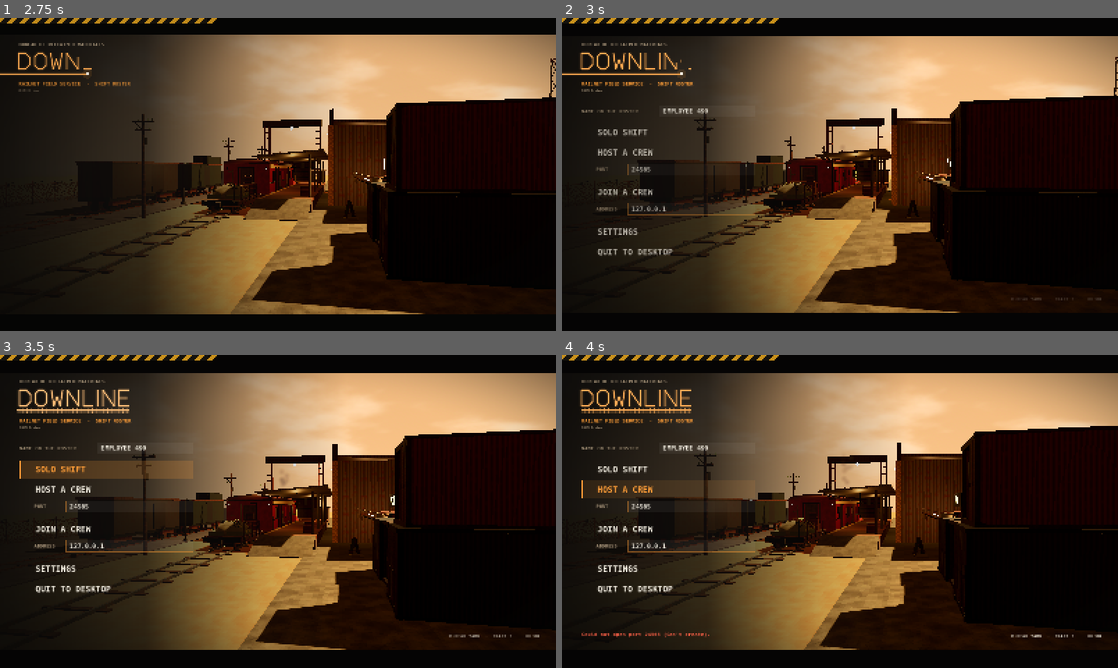
Above: before the commit, frames 1-4 (two rows, left to right).
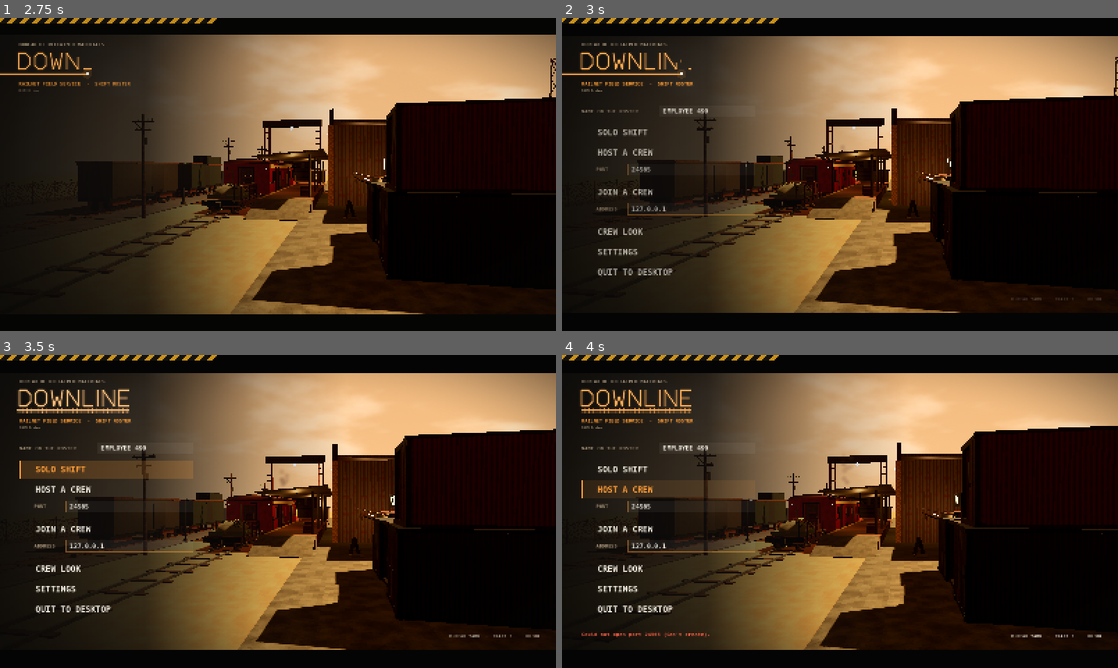
Above: after the commit, the same moments.

Repository: Demiffy/downline
Game: Godot game, scene res://updater.tscn
Same seed, same stepped clock (60 frames per second), same inputs: the game is played once before the commit and once after it.
Inputs (mouse positions are in pixels of both pictures, inside the frame that each line leads up to):
- Up to frame 1 (2.75 s): tap Enter at 0.5 s; move the mouse to (400, 158) at 0.52 s; hold D 0.53-1.25 s; tap E at 0.6 s; click (400, 158) at 0.67 s; tap Space at 0.77, 1.07 s; drag from (166, 190) to (250, 237) at 1.27 s; move the mouse to (333, 105) at 2.02 s; hold D (move_right) from 2.03 s (still down); hold E (interact) from 2.03 s (still down); click (333, 105) at 2.17 s; tap Ctrl (crouch) at 2.3 s
- Up to frame 2 (3 s): release D (move_right) at 2.75 s; release E (interact) at 2.75 s; drag from (812, 237) to (673, 127) at 2.77 s
- Up to frame 3 (3.5 s): no input
- Up to frame 4 (4 s): click "HOST A CREW" at 3.5 s

Frame 1 is identical in both runs. In frame 2, 0.5% of the frame differs, in the area x 6-20%, y 67-83%; in frame 3, 0.5%; in frame 4, 0.5%.

Commit message:
Crew looks: pick your suit colour (eight, the Bureau's orange to teal), helmet colour (eight) and a marking on it (stripe, twin stripes, medic cross, checker band, crew number) in a crew editor on the title screen and in the lobby, with you turning on a turntable under a work lamp (drag to turn; SURPRISE ME, BUREAU ISSUE); your name's on a patch sewn on your pack. Everyone sees your look (sent with the roster), your own sleeves wear it, and a husk wears the look of whoever it's passing itself off as on your screen. crew_look.gd, look_sheet.gd.

Diff:
--- a/src/art.gd
+++ b/src/art.gd
@@ -152,6 +152,11 @@
 			if posmod(x + y, 3) == 0: c = c.darkened(0.08)
 			if x % 32 == 0: c = c.darkened(0.4)
 			if v < 0.32: c = c.lerp(Color(0.2, 0.14, 0.1), (0.32 - v) * 2.0)
+		"fabric_tint":   # the same suit cloth undyed (tint it: crew looks)
+			c = Color(0.6, 0.6, 0.59).lerp(Color(0.86, 0.86, 0.84), v * 0.7 + r * 0.3)
+			if posmod(x + y, 3) == 0: c = c.darkened(0.08)
+			if x % 32 == 0: c = c.darkened(0.4)
+			if v < 0.32: c = c.lerp(Color(0.25, 0.22, 0.2), (0.32 - v) * 2.0)
 		"leather":  # work glove: dark, scuffed, creased
 			c = Color(0.16, 0.12, 0.09).lerp(Color(0.3, 0.23, 0.16), v * 0.8 + r * 0.2)
 			if absf(v - 0.5) < 0.015: c = c.darkened(0.35)
--- /dev/null
+++ b/src/crew_look.gd
@@ -0,0 +1,256 @@
+# The crew editor (title screen): you, in the suit you'll wear, turning slowly under a work lamp
+# (drag to turn yourself), and the choices beside it: suit, helmet, marking. Saved with the
+# settings, sent to the crew (net.send_look), worn by your body and your sleeves.
+#   var c := CrewLook.new(); c.m = <a menu.gd, for its look>; c.main = main; parent.add_child(c); c.open()
+extends PanelContainer
+
+signal closed
+
+const Settings = preload("res://src/settings.gd")
+const Suit = preload("res://src/suit.gd")
+const Sfx = preload("res://src/sfx.gd")
+
+const AMBER := Color(1.0, 0.62, 0.22)
+const DIM := Color(0.62, 0.55, 0.45)
+const INK := Color(0.95, 0.93, 0.88)
+
+var m
+var main
+var _vp: SubViewport
+var _fig: Node3D
+var _turn := 0.4
+var _spin := 0.35
+var _drag := false
+var _refresh: Array[Callable] = []
+
+
+func _ready() -> void:
+	process_mode = Node.PROCESS_MODE_ALWAYS
+	var sb := StyleBoxFlat.new()
+	sb.bg_color = Color(0.06, 0.055, 0.05, 0.97)
+	sb.border_color = Color(AMBER, 0.4)
+	sb.set_border_width_all(1)
+	sb.border_width_top = 3
+	sb.set_content_margin_all(28)
+	add_theme_stylebox_override("panel", sb)
+	var v := VBoxContainer.new()
+	v.add_theme_constant_override("separation", 12)
+	add_child(v)
+	var head := HBoxContainer.new()
+	head.add_child(m._text("CREW LOOK", 30, INK))
+	var sp := Control.new()
+	sp.size_flags_horizontal = Control.SIZE_EXPAND_FILL
+	head.add_child(sp)
+	head.add_child(m._text("FORM 9-C · ISSUE OF CLOTHING", 12, DIM))
+	v.add_child(head)
+	v.add_child(m._rule())
+	var row := HBoxContainer.new()
+	row.size_flags_vertical = Control.SIZE_EXPAND_FILL
+	row.add_theme_constant_override("separation", 26)
+	v.add_child(row)
+	# You, on a turntable.
+	var box := SubViewportContainer.new()
+	box.stretch = true
+	box.custom_minimum_size = Vector2(340, 0)
+	box.size_flags_vertical = Control.SIZE_EXPAND_FILL
+	box.gui_input.connect(_drag_input)
+	row.add_child(box)
+	_vp = SubViewport.new()
+	_vp.own_world_3d = true
+	_vp.transparent_bg = false
+	_vp.msaa_3d = Viewport.MSAA_4X
+	box.add_child(_vp)
+	_stage()
+	# The choices.
+	var c := VBoxContainer.new()
+	c.size_flags_horizontal = Control.SIZE_EXPAND_FILL
+	c.add_theme_constant_override("separation", 18)
+	row.add_child(c)
+	_choice(c, "SUIT", "look_suit", Suit.SUITS.map(func(e): return e[0]))
+	_choice(c, "HELMET", "look_helmet", Suit.HELMETS.map(func(e): return e[0]))
+	_choice(c, "MARKING", "look_mark", Suit.MARKS)
+	var note: Label = m._text("Your name goes on the patch on your pack.\nDrag the figure to turn it.", 13, DIM)
+	c.add_child(note)
+	var fill := Control.new()
+	fill.size_flags_vertical = Control.SIZE_EXPAND_FILL
+	c.add_child(fill)
+	var foot := HBoxContainer.new()
+	foot.add_theme_constant_override("separation", 10)
+	var rnd := Button.new()
+	rnd.text = "SURPRISE ME"
+	rnd.theme_type_variation = "SmallButton"
+	rnd.pressed.connect(func():
+		Settings.v.look_suit = randi() % Suit.SUITS.size()
+		Settings.v.look_helmet = randi() % Suit.HELMETS.size()
+		Settings.v.look_mark = randi() % Suit.MARKS.size()
+		_changed())
+	foot.add_child(rnd)
+	var issue := Button.new()
+	issue.text = "BUREAU ISSUE"
+	issue.theme_type_variation = "SmallButton"
+	issue.pressed.connect(func():
+		Settings.v.look_suit = 0
+		Settings.v.look_helmet = 0
+		Settings.v.look_mark = 0
+		_changed())
+	foot.add_child(issue)
+	var sp2 := Control.new()
+	sp2.size_flags_horizontal = Control.SIZE_EXPAND_FILL
+	foot.add_child(sp2)
+	var done := Button.new()
+	done.text = "DONE"
+	done.theme_type_variation = "SmallButton"
+	done.pressed.connect(close)
+	foot.add_child(done)
+	c.add_child(foot)
+	visible = false
+
+
+func open() -> void:
+	visible = true
+	_vp.render_target_update_mode = SubViewport.UPDATE_ALWAYS
+	_dress()
+	for f in _refresh:
+		f.call()
+
+
+func close() -> void:
+	if not visible:
+		return
+	visible = false
+	_vp.render_target_update_mode = SubViewport.UPDATE_DISABLED
+	Settings.save()
+	Sfx.play(self, "click", null, -8.0, 1.1)
+	closed.emit()
+
+
+func _input(e: InputEvent) -> void:
+	if visible and e is InputEventKey and e.pressed and not e.echo and e.keycode == KEY_ESCAPE:
+		get_viewport().set_input_as_handled()
+		close()
+
+
+func _process(delta: float) -> void:
+	if not visible or _fig == null:
+		return
+	if not _drag:
+		_turn += _spin * delta
+	_fig.rotation.y = _turn
+
+
+func _drag_input(e: InputEvent) -> void:
+	if e is InputEventMouseButton and e.button_index == MOUSE_BUTTON_LEFT:
+		_drag = e.pressed
+	elif e is InputEventMouseMotion and _drag:
+		_turn += e.relative.x * 0.012
+
+
+## A dark booth: a work lamp from above, a warm rim behind, a disc of floor.
+func _stage() -> void:
+	var w := Node3D.new()
+	_vp.add_child(w)
+	var env := Environment.new()
+	env.background_mode = Environment.BG_COLOR
+	env.background_color = Color(0.045, 0.04, 0.035)
+	env.ambient_light_source = Environment.AMBIENT_SOURCE_COLOR
+	env.ambient_light_color = Color(0.6, 0.55, 0.5)
+	env.ambient_light_energy = 0.35
+	env.tonemap_mode = Environment.TONE_MAPPER_ACES
+	env.glow_enabled = true
+	var we := WorldEnvironment.new()
+	we.environment = env
+	w.add_child(we)
+	var key := SpotLight3D.new()
+	key.light_color = Color(1.0, 0.88, 0.7)
+	key.light_energy = 6.0
+	key.spot_range = 8.0
+	key.spot_angle = 32.0
+	key.shadow_enabled = true
+	w.add_child(key)
+	key.position = Vector3(0.8, 3.6, 1.6)
+	key.look_at_from_position(key.position, Vector3(0, 0.9, 0))
+	var rim := OmniLight3D.new()
+	rim.light_color = Color(1.0, 0.55, 0.2)
+	rim.light_energy = 2.0
+	rim.omni_range = 4.0
+	w.add_child(rim)
+	rim.position = Vector3(-1.0, 1.8, -1.4)
+	var floor := MeshInstance3D.new()
+	var cm := CylinderMesh.new()
+	cm.top_radius = 0.8
+	cm.bottom_radius = 0.85
+	cm.height = 0.06
+	floor.mesh = cm
+	floor.material_override = load("res://src/art.gd").mat("grate", Color(0.55, 0.52, 0.48))
+	w.add_child(floor)
+	floor.position.y = -0.03
+	_fig = Node3D.new()
+	w.add_child(_fig)
+	Suit.standing(_fig)
+	var cam := Camera3D.new()
+	cam.fov = 32.0
+	w.add_child(cam)
+	cam.position = Vector3(0, 1.15, 4.2)
+	cam.look_at(Vector3(0, 0.95, 0))
+	cam.current = true
+
+
+func _dress() -> void:
+	var net = get_tree().root.get_node_or_null("Net")
+	var who: String = net.my_name if net != null and net.active else String(Settings.v.player_name)
+	if who == "":
+		who = "EMPLOYEE"
+	Suit.apply_look(_fig, Settings.look(), who)
+
+
+func _changed() -> void:
+	_dress()
+	for f in _refresh:
+		f.call()
+	Settings.save()
+	var net = get_tree().root.get_node_or_null("Net")
+	if net != null:
+		net.send_look()
+	if main and main.player:
+		main.player.dress()
+	Sfx.play(self, "rustle", null, -10.0, randf_range(0.9, 1.15))
+
+
+func _choice(page: VBoxContainer, label: String, key: String, names: Array) -> void:
+	var col := VBoxContainer.new()
+	col.add_theme_constant_override("separation", 6)
+	page.add_child(col)
+	col.add_child(m._text(label, 13, AMBER))
+	var h := HBoxContainer.new()
+	h.add_theme_constant_override("separation", 8)
+	col.add_child(h)
+	var prev := Button.new()
+	prev.text = "◂"
+	prev.theme_type_variation = "SmallButton"
+	h.add_child(prev)
+	var b := Button.new()
+	b.theme_type_variation = "SmallButton"
+	b.size_flags_horizontal = Control.SIZE_EXPAND_FILL
+	h.add_child(b)
+	var next := Button.new()
+	next.text = "▸"
+	next.theme_type_variation = "SmallButton"
+	h.add_child(next)
+	var swatch := ColorRect.new()   # (the colour itself)
+	swatch.custom_minimum_size = Vector2(26, 26)
+	swatch.size_flags_vertical = Control.SIZE_SHRINK_CENTER
+	h.add_child(swatch)
+	var show := func():
+		var i := int(Settings.v[key])
+		b.text = str(names[i]) + "   %d/%d" % [i + 1, names.size()]
+		match key:
+			"look_suit": swatch.color = Color(0.74, 0.36, 0.11) if i == 0 else Suit.SUITS[i][1] * Color(0.85, 0.85, 0.85)
+			"look_helmet": swatch.color = Suit.HELMETS[i][1]
+			_: swatch.visible = false
+	var step := func(d: int):
+		Settings.v[key] = posmod(int(Settings.v[key]) + d, names.size())
+		_changed()
+	prev.pressed.connect(step.bind(-1))
+	b.pressed.connect(step.bind(1))
+	next.pressed.connect(step.bind(1))
+	_refresh.append(show)
--- a/src/husk.gd
+++ b/src/husk.gd
@@ -35,6 +35,8 @@
 var _step := 0.0
 var _beam: SpotLight3D
 var _look_to := 0.0
+var _worn: Array = []
+var _worn_by := ""
 var _spot := Vector3.ZERO   # (tagging along) where it keeps itself, relative to the one it's with
 var _moving := false        # walking to that spot, until it's there (and not before it's a way off)
 var _backing := false       # giving them room, until there's room
@@ -327,13 +329,19 @@
 	var others: Array = []
 	for id in net.roster:
 		if id != net.me():
-			others.append(net.roster[id].name)
+			others.append(id)
 	if others.is_empty():
 		_tag.visible = false
 		return
 	others.sort()
-	_tag.text = others[int(get_meta("net_id", get_instance_id())) % others.size()]
+	var as_id: int = others[int(get_meta("net_id", get_instance_id())) % others.size()]
+	_tag.text = net.name_of(as_id)
 	_tag.visible = true
+	var look: Array = net.look_of(as_id)   # ...in their suit, their helmet, their name on its pack
+	if look != _worn or _tag.text != _worn_by:
+		_worn = look
+		_worn_by = _tag.text
+		Suit.apply_look(get_node("Body"), look, _tag.text)
 
 
 func net_visual(delta: float) -> void:
--- a/src/lobby.gd
+++ b/src/lobby.gd
@@ -49,6 +49,7 @@
 var _logo_t := 0.0
 var _closing := false
 var _settings   # settings_ui.gd
+var _look       # crew_look.gd
 
 
 func _ready() -> void:
@@ -73,6 +74,15 @@
 	_settings.offset_right = -48
 	_settings.offset_top = 80
 	_settings.offset_bottom = -80
+	_look = load("res://src/crew_look.gd").new()
+	_look.m = _m
+	_look.main = main
+	root.add_child(_look)
+	_look.set_anchors_and_offsets_preset(Control.PRESET_FULL_RECT)
+	_look.offset_left = 640
+	_look.offset_right = -48
+	_look.offset_top = 80
+	_look.offset_bottom = -80
 	_enter()
 	net.roster_changed.connect(_refresh)
 	net.joined.connect(_refresh)
@@ -190,8 +200,12 @@
 	jr.add_child(_addr_in)
 	_title_box.add_child(jr)
 	_m._gap(_title_box, 10)
+	var looks: Button = _m._action("CREW LOOK")
+	looks.pressed.connect(_toggle_look)
+	_title_box.add_child(looks)
 	var sets: Button = _m._action("SETTINGS")
 	sets.pressed.connect(func():
+		_look.close()
 		if _settings.visible:
 			_settings.close()
 		else:
@@ -215,6 +229,9 @@
 	_start_btn = _m._action("START A NEW SHIFT" if not _saved.is_empty() else "START THE SHIFT")
 	_start_btn.pressed.connect(_start)
 	_lobby_box.add_child(_start_btn)
+	var looks2: Button = _m._action("CREW LOOK")
+	looks2.pressed.connect(_toggle_look)
+	_lobby_box.add_child(looks2)
 	var back: Button = _m._action("LEAVE")
 	back.pressed.connect(func():
 		net.leave()
@@ -361,6 +378,7 @@
 	_closing = true
 	if _settings.visible:
 		_settings.close()
+	_look.close()
 	_col.mouse_filter = Control.MOUSE_FILTER_IGNORE
 	for c in _col.find_children("*", "Control", true, false):
 		c.mouse_filter = Control.MOUSE_FILTER_IGNORE   # (nothing more to click on the way out)
@@ -377,6 +395,7 @@
 		if main.player:
 			main.player.frozen = false
 			main.player.cam.current = true
+			main.player.dress()   # (with the name you're on the roster as)
 		main.hud.visible = true
 	if _cam:
 		_cam.queue_free()
@@ -466,6 +485,14 @@
 			i += 1
 
 
+func _toggle_look() -> void:
+	if _look.visible:
+		_look.close()
+	else:
+		_settings.close()
+		_look.open()
+
+
 func _on_shot(caption: String) -> void:
 	var tw := create_tween()
 	tw.tween_property(_caption, "modulate:a", 0.0, 0.4)
--- a/src/net.gd
+++ b/src/net.gd
@@ -21,6 +21,8 @@
 const Data = preload("res://src/data.gd")
 const Blood = preload("res://src/blood.gd")
 const Version = preload("res://src/version.gd")
+const Settings = preload("res://src/settings.gd")
+const Suit = preload("res://src/suit.gd")
 
 const PORT := 24565
 const MAX_PLAYERS := 6
@@ -128,7 +130,7 @@
 	peer.get_host().compress(ENetConnection.COMPRESS_RANGE_CODER)
 	multiplayer.multiplayer_peer = peer
 	my_name = _clean(player_name)
-	roster = {1: {"name": my_name}}
+	roster = {1: {"name": my_name, "look": Settings.look()}}
 	started = false
 	roster_changed.emit()
 	return ""
@@ -185,6 +187,44 @@
 
 func _on_connected() -> void:
 	_hello.rpc_id(1, my_name, Version.BUILD)
+	_look.rpc_id(1, Settings.look())
+
+
+## Your look changed (the crew editor): everyone's copy of you changes too.
+func send_look() -> void:
+	if not active:
+		return
+	if is_host:
+		if roster.has(1):
+			roster[1]["look"] = Settings.look()
+			_roster.rpc(roster)
+			roster_changed.emit()
+	else:
+		_look.rpc_id(1, Settings.look())
+
+
+@rpc("any_peer", "reliable")
+func _look(look: Array) -> void:
+	if not is_host:
+		return
+	var id := multiplayer.get_remote_sender_id()
+	if roster.has(id) and look.size() == 3:
+		roster[id]["look"] = [int(look[0]), int(look[1]), int(look[2])]
+		_roster.rpc(roster)
+		roster_changed.emit()
+		dress_puppets()
+
+
+func look_of(peer: int) -> Array:
+	return roster.get(peer, {}).get("look", [0, 0, 0])
+
+
+## Each crewmate's body in their own look, their name on their pack.
+func dress_puppets() -> void:
+	for id in puppets:
+		var pup = puppets[id]
+		if is_instance_valid(pup) and pup.has_node("Body"):
+			Suit.apply_look(pup.get_node("Body"), look_of(id), name_of(id))
 
 
 func _on_peer_connected(id: int) -> void:
@@ -245,6 +285,7 @@
 @rpc("authority", "reliable")
 func _roster(r: Dictionary) -> void:
 	roster = r
+	dress_puppets()
 	roster_changed.emit()
 	joined.emit()
 
@@ -401,6 +442,7 @@
 		pup.name = "Puppet%d" % id
 		main.add_child(pup)
 		puppets[id] = pup
+		Suit.apply_look(pup.get_node("Body"), look_of(id), name_of(id))
 		if voice:
 			voice.attach_puppet(id, pup)
 	pup.set_pose(pose)
--- a/src/player.gd
+++ b/src/player.gd
@@ -135,6 +135,7 @@
 	B.omni(head, Vector3.ZERO, Color(0.8, 0.85, 1.0), 0.12, 3.0)  # faint personal light so pitch black isn't literal
 	arm = Viewmodel.new()   # first-person sleeve, glove and held item
 	cam.add_child(arm)
+	dress.call_deferred()
 	_heart_p = _loop("heart")
 	_weather["ACID_RAIN"] = _particles(Color(0.5, 1, 0.3), Vector3(0.02, 0.5, 0.02), Vector3(0, -1, 0), 16.0, 600, 1.2, 1.5)
 	_weather["SANDSTORM"] = _particles(Color(0.8, 0.55, 0.3), Vector3(0.05, 0.05, 0.05), Vector3(1, -0.1, 0.2), 14.0, 900, 1.5, 0.0)
@@ -959,6 +960,14 @@
 		mi.cast_shadow = GeometryInstance3D.SHADOW_CASTING_SETTING_OFF
 
 
+## Your look on your own body (seen in photos and on cameras) and on your sleeves.
+func dress() -> void:
+	var net = get_tree().root.get_node_or_null("Net")
+	var who: String = net.my_name if net != null and net.active else String(Settings.v.player_name)
+	Suit.apply_look(suit, Settings.look(), who)
+	Suit.apply_look(arm, Settings.look())
+
+
 func _held_visual() -> void:
 	var it = slots[sel]
 	var id: String = it.id if it != null else ""
--- a/src/settings.gd
+++ b/src/settings.gd
@@ -17,6 +17,8 @@
 	"mic_on": true, "voice_mode": 0, "voice_gate": 0.008, "mic_gain": 1.0, "mic_test": false,   # voice: 0 open mic, 1 push-to-talk
 	# accessibility
 	"head_bob": true, "shake": 1.0, "flash": 1.0,
+	# your crew look (suit.gd): suit colour, helmet colour, helmet marking
+	"look_suit": 0, "look_helmet": 0, "look_mark": 0,
 	# remembered
 	"player_name": "", "last_ip": "127.0.0.1", "last_port": 24565,
 }
@@ -67,6 +69,10 @@
 	for k in v:
 		cf.set_value("settings", k, v[k])
 	cf.save(PATH)
+
+
+static func look() -> Array:
+	return [int(v.look_suit), int(v.look_helmet), int(v.look_mark)]
 
 
 static func use_preset(q: int) -> void:
--- a/src/suit.gd
+++ b/src/suit.gd
@@ -36,6 +36,138 @@
 	"shin_l": ["thigh_l", Vector3(-0.1, 0.52, 0)],
 	"shin_r": ["thigh_r", Vector3(0.1, 0.52, 0)],
 }
+
+
+# Crew looks: the suit dyed, the helmet painted, a marking on it, your name stencilled on your pack.
+# A look is [suit, helmet, marking] (indices into these); [0, 0, 0] is the Bureau's issue.
+const SUITS := [["BUREAU ORANGE", Color.WHITE], ["HI-VIS YELLOW", Color(1.0, 0.92, 0.25)], ["OLIVE DRAB", Color(0.48, 0.52, 0.3)],
+	["NAVY", Color(0.26, 0.32, 0.55)], ["SIGNAL RED", Color(0.85, 0.2, 0.15)], ["CLEAN-ROOM WHITE", Color(0.98, 0.98, 0.95)],
+	["CHARCOAL", Color(0.3, 0.3, 0.32)], ["TEAL", Color(0.2, 0.6, 0.58)]]
+const HELMETS := [["CREAM", HELMET], ["WHITE", Color(0.92, 0.92, 0.9)], ["SAFETY YELLOW", Color(0.98, 0.78, 0.15)],
+	["RED", Color(0.78, 0.16, 0.12)], ["BLUE", Color(0.22, 0.38, 0.75)], ["BLACK", Color(0.14, 0.14, 0.15)],
+	["ORANGE", Color(0.98, 0.48, 0.12)], ["GREEN", Color(0.3, 0.52, 0.26)]]
+const MARKS := ["NONE", "STRIPE", "TWIN STRIPES", "MEDIC CROSS", "CHECKER", "CREW NUMBER"]
+
+
+## Dress a built figure (or the first-person sleeve) in a look; `who` is stencilled on the pack.
+static func apply_look(root: Node, look: Array, who := "") -> void:
+	if root == null:
+		return
+	var suit := clampi(int(look[0]) if look.size() > 0 else 0, 0, SUITS.size() - 1)
+	var helm := clampi(int(look[1]) if look.size() > 1 else 0, 0, HELMETS.size() - 1)
+	var mark := clampi(int(look[2]) if look.size() > 2 else 0, 0, MARKS.size() - 1)
+	var fab := A.texture("fabric")
+	var fab2 := A.texture("fabric_tint")
+	var plastic := A.texture("plastic")
+	for mi: MeshInstance3D in root.find_children("*", "MeshInstance3D", true, false):
+		if not mi.has_meta("look_orig"):
+			var m0 = mi.material_override
+			if not (m0 is StandardMaterial3D):
+				continue
+			var kind := ""
+			if m0.albedo_texture == fab:
+				kind = "suit"
+			elif m0.albedo_texture == plastic and _near(m0.albedo_color, HELMET):
+				kind = "helmet"
+			if kind == "":
+				continue
+			mi.set_meta("look_orig", m0)
+			mi.set_meta("look_kind", kind)
+		var orig: StandardMaterial3D = mi.get_meta("look_orig")
+		match mi.get_meta("look_kind"):
+			"suit":
+				if suit == 0:
+					mi.material_override = orig
+				else:
+					var shade: Color = orig.albedo_color   # (seams and cuffs are darker: keep that)
+					mi.material_override = A.mat("fabric_tint", SUITS[suit][1] * shade, 1.0 / orig.uv1_scale.x)
+			"helmet":
+				var k: float = orig.albedo_color.v / HELMET.v
+				var hm := A.mat("plastic", (HELMETS[helm][1] as Color) * k, 1.0 / orig.uv1_scale.x)
+				mi.material_override = orig if helm == 0 else hm
+	var head := root.find_child("head", true, false) as Node3D
+	if head:
+		var old := head.get_node_or_null("Marking")
+		if old:
+			old.free()
+		if mark > 0:
+			_marking(head, mark, HELMETS[helm][1], who)
+	var torso := root.find_child("torso", true, false) as Node3D
+	if torso:
+		var old := torso.get_node_or_null("BackName")
+		if old:
+			old.free()
+		if who != "":   # a name patch sewn on the pack, between its straps
+			var tag := Node3D.new()
+			tag.name = "BackName"
+			torso.add_child(tag)
+			A.box(tag, Vector3(0.122, 0.04, 0.004), Vector3(0, 0.355, 0.257), "canvas", Color(0.95, 0.92, 0.82), false, 0.1)
+			var l := Label3D.new()
+			var t := who.to_upper().left(12)
+			l.text = t
+			l.font_size = 32
+			l.pixel_size = minf(0.0009, 0.11 / (maxf(t.length(), 4) * 19.0))
+			l.modulate = Color(0.1, 0.09, 0.08)
+			l.outline_size = 0
+			l.double_sided = false
+			l.shaded = true
+			tag.add_child(l)
+			l.position = Vector3(0, 0.355, 0.2595)
+
+
+static func _near(a: Color, b: Color) -> bool:
+	for k in [1.0, 0.96, 0.92]:   # (the shell, the brow, the crest)
+		var c: Color = b * k
+		if absf(a.r - c.r) + absf(a.g - c.g) + absf(a.b - c.b) < 0.1:
+			return true
+	return false
+
+
+## The marking on the helmet, in a colour that stands out from it.
+static func _marking(head: Node3D, mark: int, helm: Color, who: String) -> void:
+	var m := Node3D.new()
+	m.name = "Marking"
+	head.add_child(m)
+	var paint := Color(0.12, 0.12, 0.12) if helm.v > 0.6 else Color(0.92, 0.9, 0.85)
+	if mark == 3:
+		paint = Color(0.8, 0.1, 0.08) if helm.r < 0.7 or helm.g > 0.5 else Color(0.95, 0.95, 0.92)
+	var c := Vector3(0, 0.175, 0.012)
+	var rad := Vector3(0.1535, 0.157, 0.166)   # the shell's surface (a hair proud of it)
+	match mark:
+		1, 2:   # stripes front to back over the crown
+			for x in ([0.0] if mark == 1 else [-0.045, 0.045]):
+				for i in 14:
+					var a := lerpf(-0.9, 1.7, i / 13.0)
+					var dir := Vector3(x / rad.x, cos(a), sin(a)).normalized()
+					var p := c + dir * rad
+					var b := A.box(m, Vector3(0.024 if mark == 1 else 0.016, 0.003, 0.03), p, "plastic", paint, false, 0.1)
+					b.rotation = Vector3(a, 0, 0)
+		3, 5:   # on both sides: a cross, or the crew number
+			for s in [-1.0, 1.0]:
+				var p := c + Vector3(s * (rad.x + 0.004), 0.025, 0.02)
+				if mark == 3:
+					for r in [Vector3(0.003, 0.05, 0.016), Vector3(0.003, 0.016, 0.05)]:
+						A.box(m, r, p, "plastic", paint, false, 0.1)
+				else:
+					var l := Label3D.new()
+					l.text = "%02d" % (absi(who.hash()) % 90 + 10)
+					l.font_size = 48
+					l.pixel_size = 0.0009
+					l.modulate = paint
+					l.outline_size = 0
+					l.double_sided = false
+					l.shaded = true
+					m.add_child(l)
+					l.position = p + Vector3(s * 0.002, 0, 0)
+					l.rotation.y = s * PI / 2.0
+		4:   # a checker band round the shell
+			for i in 22:
+				var a := TAU * i / 22.0
+				var p := c + Vector3(sin(a) * (rad.x + 0.003), 0.055 + (0.022 if i % 2 == 0 else 0.0), cos(a) * (rad.z + 0.003))
+				if absf(a - PI) < 0.8:
+					continue   # (not across the visor)
+				var b := A.box(m, Vector3(0.042, 0.022, 0.003), p, "plastic", paint, false, 0.1)
+				b.rotation.y = a
 
 
 ## Build one part into `n` (its own frame: pivot at the origin, limbs hanging along -y).
--- /dev/null
+++ b/tests/look_sheet.gd
@@ -0,0 +1,60 @@
+# Crew looks side by side, front and back. Needs a window.
+# Run: godot --path . -s tests/look_sheet.gd -- <out_dir>
+extends SceneTree
+
+const Suit = preload("res://src/suit.gd")
+
+
+func _initialize() -> void:
+	_run()
+
+
+func _run() -> void:
+	var out: String = OS.get_cmdline_user_args()[0] if OS.get_cmdline_user_args().size() > 0 else "user://shots"
+	DirAccess.make_dir_recursive_absolute(out)
+	var w := Node3D.new()
+	root.add_child(w)
+	var env := Environment.new()
+	env.background_mode = Environment.BG_COLOR
+	env.background_color = Color(0.2, 0.2, 0.22)
+	env.ambient_light_source = Environment.AMBIENT_SOURCE_COLOR
+	env.ambient_light_color = Color(0.8, 0.8, 0.85)
+	env.ambient_light_energy = 0.5
+	env.tonemap_mode = Environment.TONE_MAPPER_ACES
+	var we := WorldEnvironment.new()
+	we.environment = env
+	w.add_child(we)
+	var sun := DirectionalLight3D.new()
+	sun.rotation_degrees = Vector3(-35, 30, 0)
+	sun.light_energy = 1.2
+	w.add_child(sun)
+	var looks := [[0, 0, 0], [1, 2, 1], [2, 5, 2], [3, 1, 3], [4, 3, 4], [5, 4, 5], [6, 6, 1], [7, 7, 2]]
+	var figs := []
+	for i in looks.size():
+		var b := Node3D.new()
+		w.add_child(b)
+		b.position = Vector3((i - 3.5) * 0.85, 0, 0)
+		Suit.standing(b)
+		Suit.apply_look(b, looks[i], "CREW %d" % i)
+		figs.append(b)
+	var cam := Camera3D.new()
+	w.add_child(cam)
+	cam.position = Vector3(0, 1.2, 5.2)
+	cam.look_at(Vector3(0, 1.0, 0))
+	cam.current = true
+	for k in 2:
+		for f in figs:
+			f.rotation.y = 0.0 if k == 0 else PI
+		for i in 6:
+			await process_frame
+		await RenderingServer.frame_post_draw
+		root.get_texture().get_image().save_png("%s/looks_%s.png" % [out, "front" if k == 0 else "back"])
+	cam.position = Vector3(-1.1, 1.75, 1.2)
+	cam.look_at(Vector3(-0.42, 1.65, 0))
+	for f in figs:
+		f.rotation.y = -0.9
+	for i in 6:
+		await process_frame
+	await RenderingServer.frame_post_draw
+	root.get_texture().get_image().save_png("%s/looks_heads.png" % out)
+	quit()
